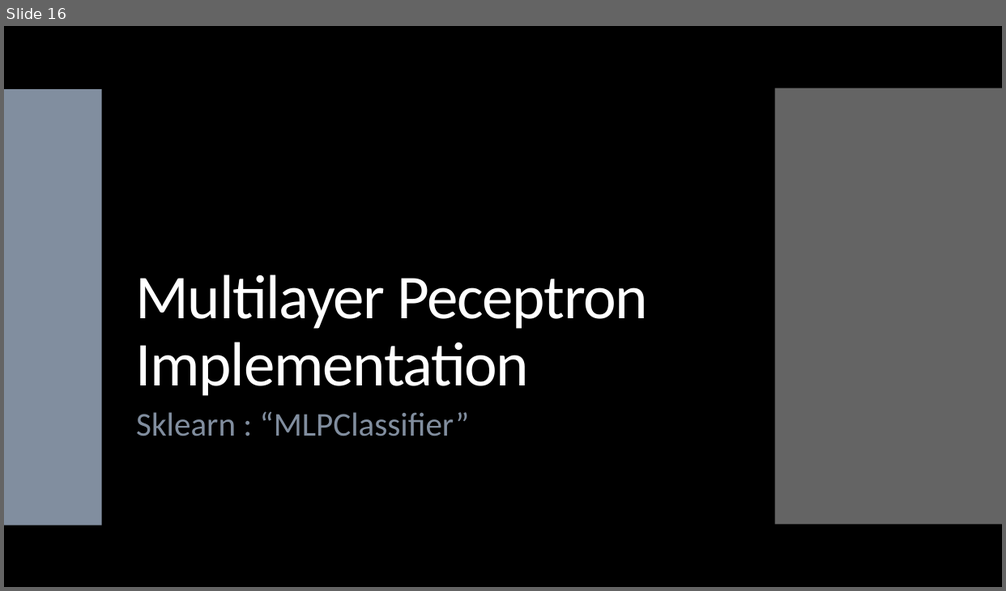
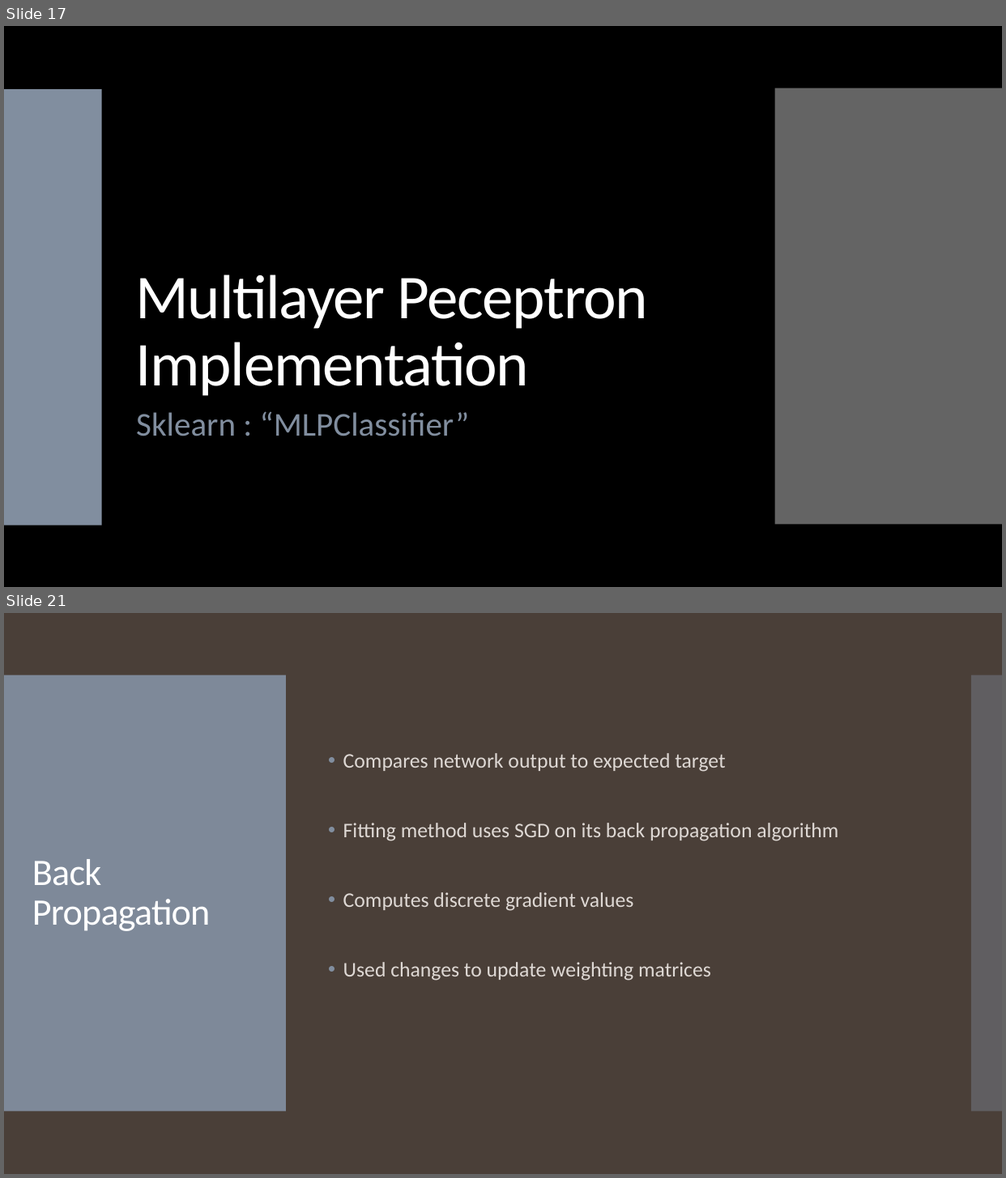
Before and after one commit to landonbuell/Convolutional-Neural-Networks, a slide deck: Presentations/11_03_2020/Training a Multilayer Perceptron with Stochastic Gradient Descent.pptx. Shown one above the other, each under a label of ours: slide 16 before the commit, slides 17 and 21 after it; the slides between them are not shown. The pictures are 1006x591 and 1006x1178 pixels, drawn with LibreOffice and Linux fonts; fonts in the diff are those of the drawing. Boxes give left, top, right and bottom in pixels: in the first picture for what was removed or moved away, otherwise in the second. Text is boxed around its words. In the diff, an @@ line names an element or a change of style, - is before the commit and + after.

Commit message:
8 March 2020
- Updates to source code breakdown
- Need to investigate discrete loss function gradient

```diff
--- a/Presentations/11_03_2020/Training a Multilayer Perceptron with Stochastic Gradient Descent.pptx
+++ b/Presentations/11_03_2020/Training a Multilayer Perceptron with Stochastic Gradient Descent.pptx
@@ slide 21 added at bbox=[4, 613, 1002, 1174], background #4A3F38; not listed: 2 template elements that a slide beside it also shows @@
@@ text added at bbox=[343, 753, 838, 981], 20 pt, text #DED8D4 @@
+• Compares network output to expected target
+• Fitting method uses SGD on its back propagation algorithm
+• Computes discrete gradient values
+• Used changes to update weighting matrices
@@ title added at bbox=[32, 859, 211, 931], 36 pt, text #FFFFFF @@
+Back Propagation
@@ what was slide 16 is now slide 17 @@
```
Also in this commit, not shown: 3 slides changed, 5 other slides added, 1 other file.
